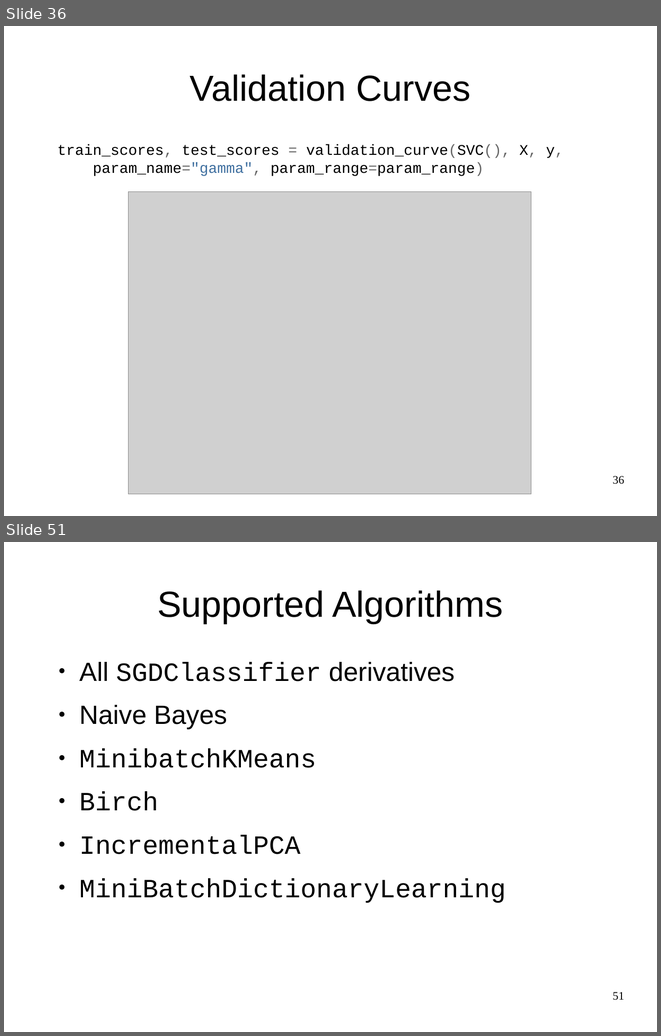
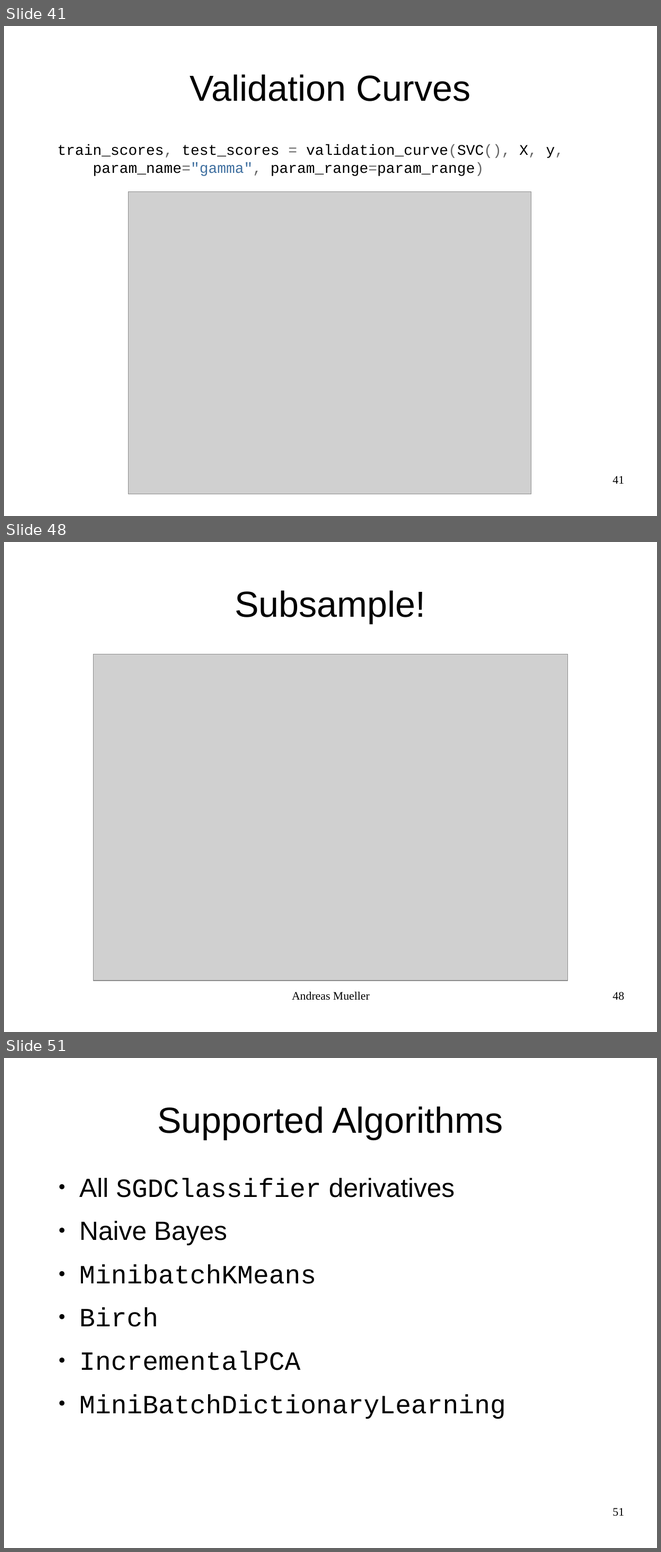
Before and after one commit to amueller/odscon-sf-2015, a slide deck: machine-learning-with-scikit-learn-odscon-SF-2015.odp. Shown one above the other, each under a label of ours: slides 36 and 51 before the commit, slides 41, 48 and 51 after it; the slides between them are not shown. The pictures are 661x1036 and 661x1552 pixels, drawn with LibreOffice and Linux fonts; fonts in the diff are those of the drawing; grey boxes stand for pictures. Boxes give left, top, right and bottom in pixels: in the first picture for what was removed or moved away, otherwise in the second. Text is boxed around its words. In the diff, an @@ line names an element or a change of style, - is before the commit and + after.

```diff
--- a/machine-learning-with-scikit-learn-odscon-SF-2015.odp
+++ b/machine-learning-with-scikit-learn-odscon-SF-2015.odp
@@ slide 48 added at bbox=[4, 542, 657, 1032], background #FFFFFF @@
@@ title added at bbox=[235, 590, 425, 623], 44 pt, text #000000 @@
+Subsample!
@@ picture added at bbox=[94, 654, 568, 980] @@
@@ text added at bbox=[292, 991, 370, 1000], 14 pt, text #000000 @@
+Andreas Mueller
@@ page number added at bbox=[612, 991, 624, 1000], 14 pt, text #000000 @@
+48
@@ what was slide 36 is now slide 41 @@
@@ page number at bbox=[612, 475, 624, 483]: text changed @@
-36
+41
```
Also in this commit, not shown: 7 slides changed, 15 other slides added, 17 slides removed, 1 other file.
